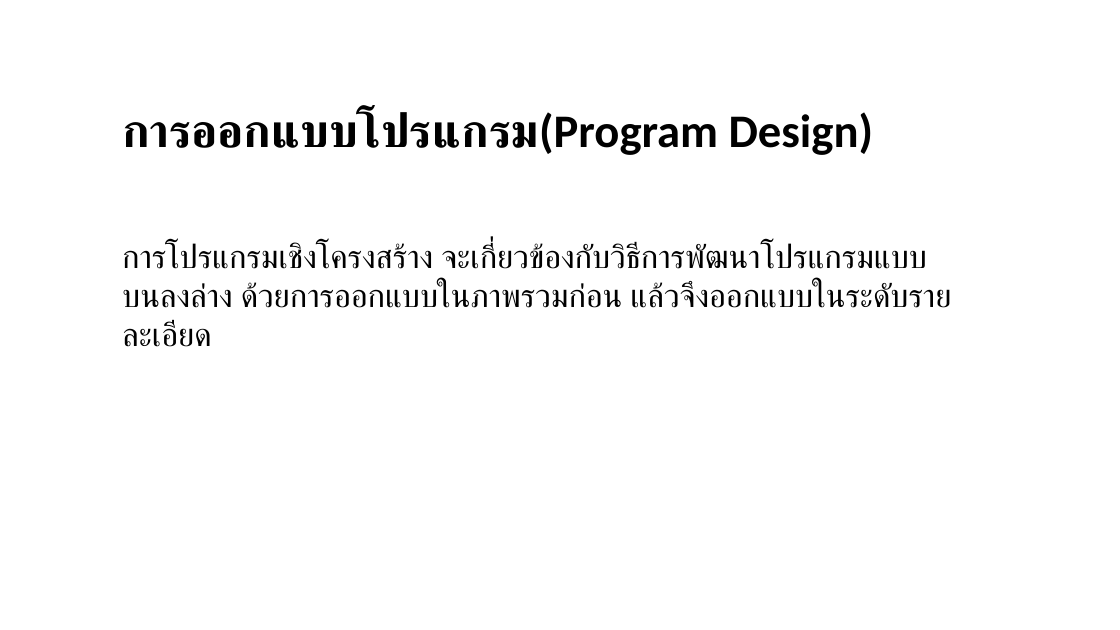
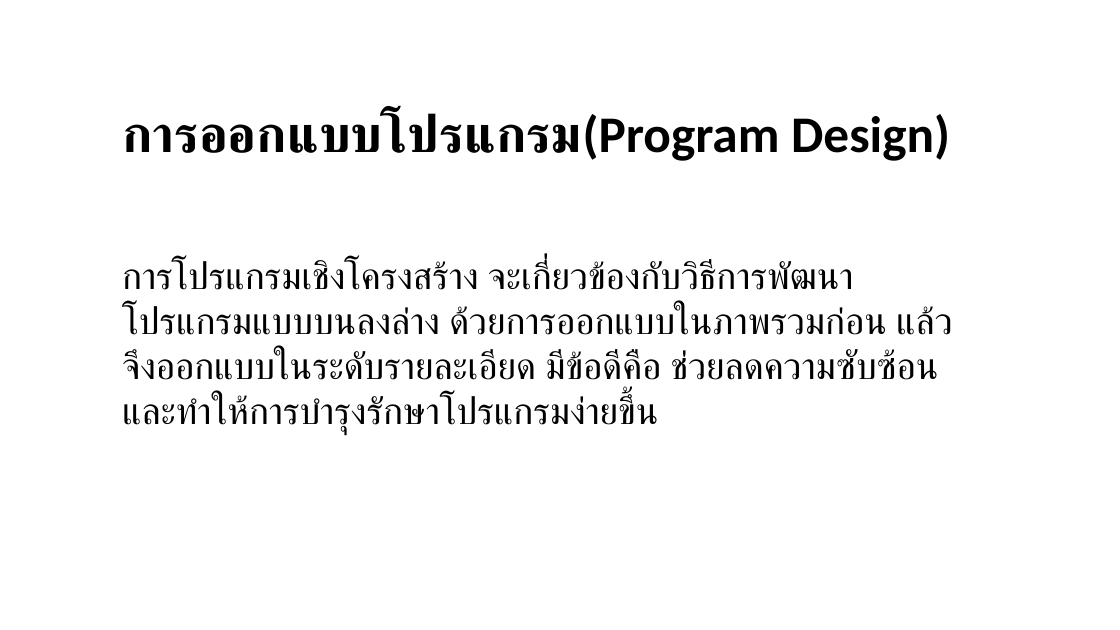
Before and after one commit to praew06/cpsc322_work, a slide deck: slide 6 of บทที่8.pptx (slide 5 before the commit). Drawn at 1120x630 pixels with LibreOffice and Linux fonts; fonts in the diff are those of the drawing; background and template pictures are left out. Boxes give left, top, right and bottom in pixels: in the first picture for what was removed or moved away, otherwise in the second. Text is boxed around its words. In the diff, an @@ line names an element or a change of style, - is before the commit and + after.

```diff
--- a/บทที่8.pptx
+++ b/บทที่8.pptx
@@ text at <box>122,112,950,161</box>: size 40 to 44 pt in "การออกแบบโปรแกรม(Program Design)" @@
@@ text at <box>122,260,953,435</box>: text changed; size 28 to 32 pt @@
-การโปรแกรมเชิงโครงสร้าง จะเกี่ยวข้องกับวิธีการพัฒนาโปรแกรมแบบบนลงล่าง ด้วยการออกแบบในภาพรวมก่อน แล้วจึงออกแบบในระดับรายละเอียด
+การโปรแกรมเชิงโครงสร้าง จะเกี่ยวข้องกับวิธีการพัฒนาโปรแกรมแบบบนลงล่าง ด้วยการออกแบบในภาพรวมก่อน แล้วจึงออกแบบในระดับรายละเอียด มีข้อดีคือ ช่วยลดความซับซ้อนและทำให้การบำรุงรักษาโปรแกรมง่ายขึ้น
```
Also in this commit, not shown: 6 other slides changed, 1 slide added, 1 other file.
